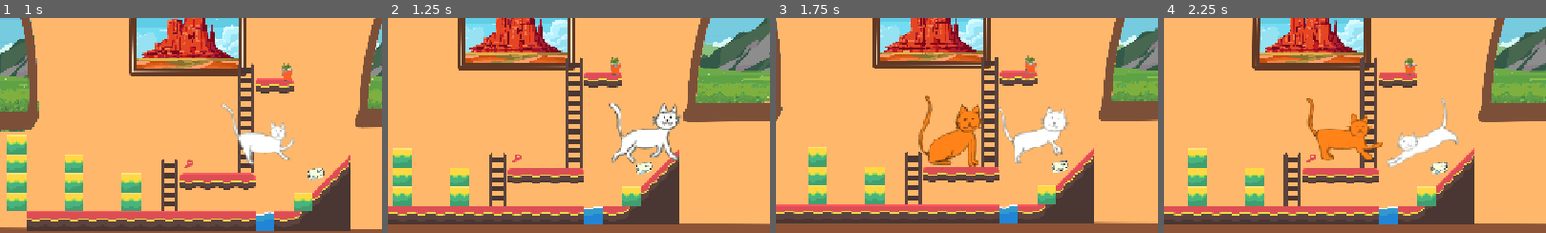
Above: before the commit, frames 1-4 (left to right).
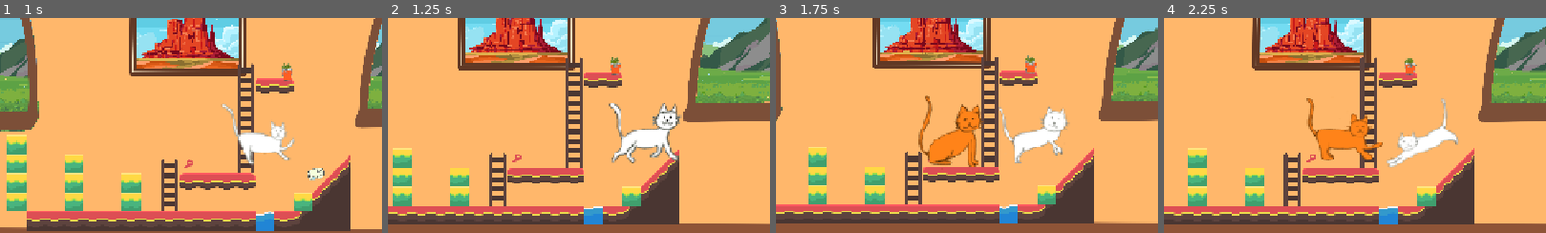
Above: after the commit, the same moments.

Repository: Fantasiel/GameJam25
Game: Godot game, scene res://scenes/levels/test.tscn
Same seed, same stepped clock (60 frames per second), same inputs: the game is played once before the commit and once after it. This scene is started directly instead of the project's main scene.
Inputs:
- Up to frame 1 (1 s): hold Right (move_right) from 0.53 s (still down); tap F (interact) at 0.6 s; tap Space (jump) at 0.77 s
- Up to frame 2 (1.25 s): keep holding Right (move_right)
- Up to frame 3 (1.75 s): keep holding Right (move_right); tap Ctrl (replay) at 1.35 s; tap Space (jump) at 1.52 s
- Up to frame 4 (2.25 s): release Right (move_right) at 2.03 s; hold Left (move_left) from 2.03 s (still down); tap F (interact) at 2.1 s
The pictures show only the part of the screen within x 16-66%, y 23-73%; the shares and areas given below are measured in that part.

Frame 1 is identical in both runs. In frame 2, 0.2% of the frame differs, in the area x 65-70%, y 67-73%; in frame 3, 0.2%; in frame 4, 0.2%, in the area x 69-75%, y 67-73%.

Commit message:
Hide tuna when eaten

Diff:
--- a/scenes/levels/objects/tuna/tuna.gd
+++ b/scenes/levels/objects/tuna/tuna.gd
@@ -21,8 +21,8 @@
 	_set_sprite(delta)
 
 func _set_sprite(delta) -> void:
-	$Tuna_a.visible = model == TunaModel.TunaA
-	$Tuna_b.visible = model == TunaModel.TunaB
+	$Tuna_a.visible = model == TunaModel.TunaA and not was_eaten
+	$Tuna_b.visible = model == TunaModel.TunaB and not was_eaten
 
 func _on_started_replay() -> void:
 	self.transform = initial_transform
